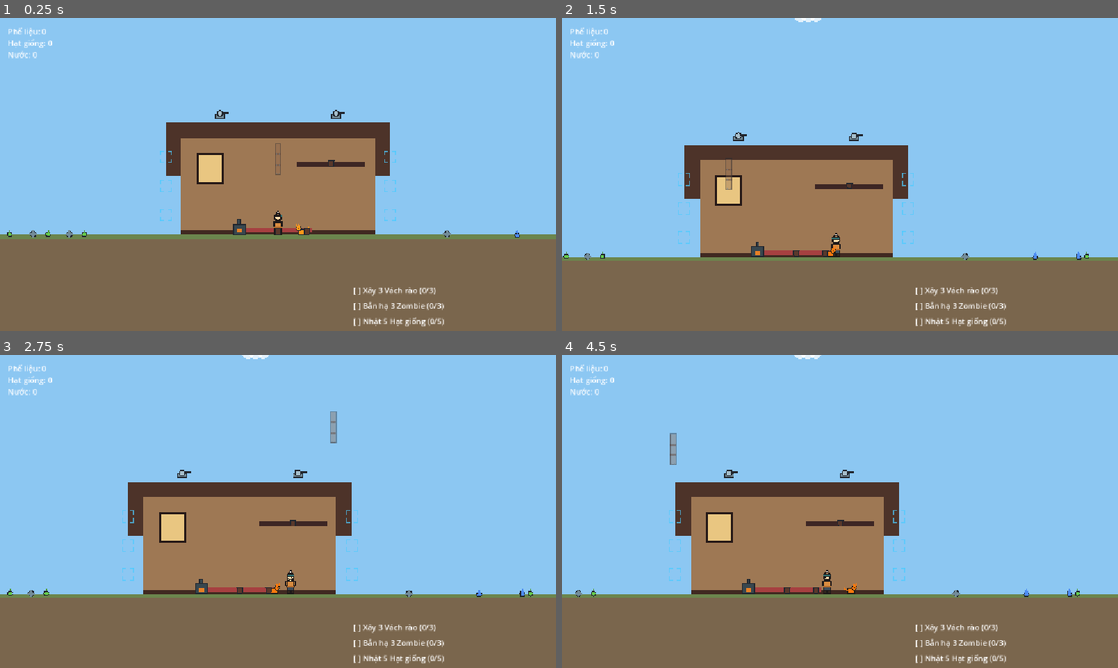
Above: before the commit, frames 1-4 (two rows, left to right).
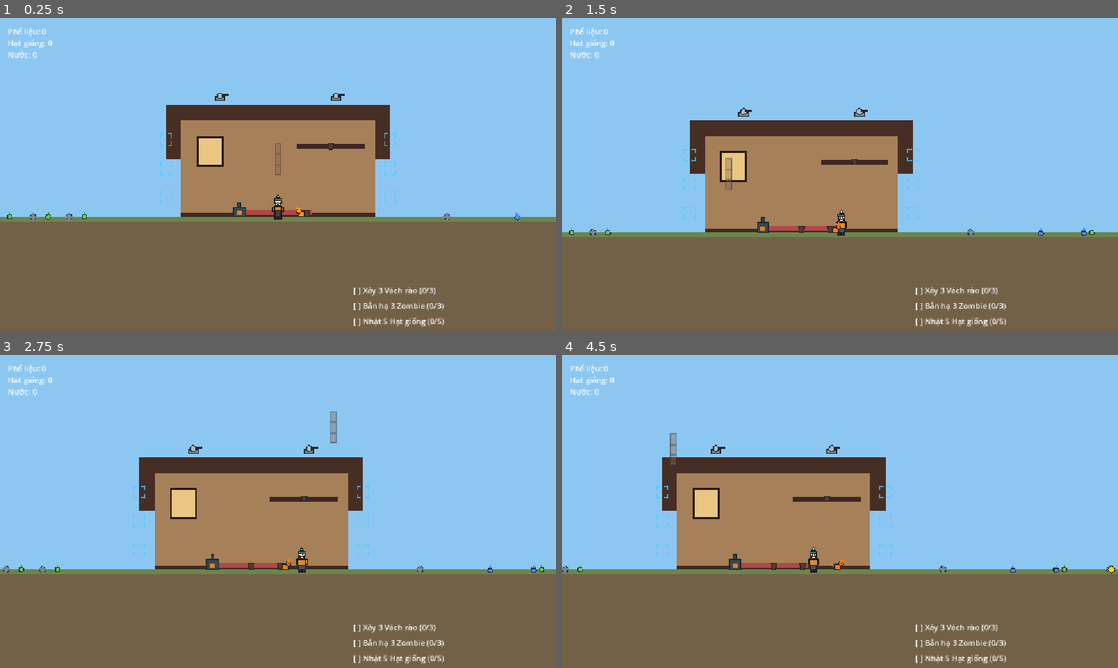
Above: after the commit, the same moments.

Repository: vuphamhocvienmatma/insomnia-dark-war
Game: Godot game, scene res://scenes/main_level.tscn
Two runs of this game, one before a commit and one after it. Both use one fixed random seed, a clock stepped at 60 frames per second and the inputs below.
Inputs (mouse positions are in pixels of both pictures, inside the frame that each line leads up to):
- Up to frame 1 (0.25 s): no input
- Up to frame 2 (1.5 s): move the mouse to (962, 158) at 0.52 s; press the mouse at (962, 158) at 0.53 s; hold Right (ui_right) 0.53-1.28 s; move the mouse to (728, 190) at 1.27 s; release the mouse at (728, 190) at 1.28 s; hold Left (ui_left) from 1.28 s (still down); tap E (interact) at 1.35 s
- Up to frame 3 (2.75 s): move the mouse to (333, 442) at 2.02 s; release Left (ui_left) at 2.03 s; press the mouse at (333, 442) at 2.03 s; hold Right (ui_right) from 2.03 s (still down)
- Up to frame 4 (4.5 s): move the mouse to (812, 574) at 2.77 s; release the mouse at (812, 574) at 2.78 s; tap E (interact) at 2.85, 4.35 s; move the mouse to (1006, 558) at 3.52 s; release Right (ui_right) at 3.53 s; press the mouse at (1006, 558) at 3.53 s; hold Left (ui_left) from 3.53 s (still down); move the mouse to (673, 464) at 4.27 s; release the mouse at (673, 464) at 4.28 s

The runs differ from the first frame. In frame 1, 13% of the frame differs, in the area x 0-100%, y 24-71%; in frame 2, 17%; in frame 3, 18%; in frame 4, 18%, in the area x 0-100%, y 0-78%.

Commit message:
visual polish: top_level camera Y=-120, cel-shaded player/zombie, scene colors

Diff:
--- a/insomnia-in-the-dark-war/scenes/main_level.tscn
+++ b/insomnia-in-the-dark-war/scenes/main_level.tscn
@@ -34,7 +34,7 @@
 offset_top = 0.0
 offset_right = 1250.0
 offset_bottom = 300.0
-color = Color(0.48, 0.40, 0.30, 1)
+color = Color(0.45, 0.38, 0.28, 1)
 
 [node name="GroundEdge" type="ColorRect" parent="."]
 z_index = -8
@@ -50,7 +50,7 @@
 offset_top = -200.0
 offset_right = 200.0
 offset_bottom = 0.0
-color = Color(0.62, 0.47, 0.33, 1)
+color = Color(0.65, 0.50, 0.35, 1)
 
 [node name="CabinWallLeft" type="ColorRect" parent="." unique_id=688920268]
 z_index = -4
@@ -58,7 +58,7 @@
 offset_top = -200.0
 offset_right = -200.0
 offset_bottom = -120.0
-color = Color(0.30, 0.20, 0.16, 1)
+color = Color(0.28, 0.18, 0.14, 1)
 
 [node name="CabinWallRight" type="ColorRect" parent="." unique_id=119087588]
 z_index = -4
@@ -66,7 +66,7 @@
 offset_top = -200.0
 offset_right = 232.0
 offset_bottom = -120.0
-color = Color(0.30, 0.20, 0.16, 1)
+color = Color(0.28, 0.18, 0.14, 1)
 
 [node name="CabinRoof" type="ColorRect" parent="." unique_id=527787091]
 z_index = -4
@@ -74,7 +74,7 @@
 offset_top = -232.0
 offset_right = 232.0
 offset_bottom = -200.0
-color = Color(0.30, 0.20, 0.16, 1)
+color = Color(0.28, 0.18, 0.14, 1)
 
 [node name="WindowFrame" type="ColorRect" parent="." unique_id=1708000508]
 z_index = -4
@@ -106,7 +106,7 @@
 offset_top = -14.0
 offset_right = 70.0
 offset_bottom = -4.0
-color = Color(0.65, 0.25, 0.25, 1)
+color = Color(0.70, 0.28, 0.28, 1)
 
 [node name="WindowShelf" type="ColorRect" parent="." unique_id=1708000512]
 z_index = -4
--- a/insomnia-in-the-dark-war/scripts/art_player.gd
+++ b/insomnia-in-the-dark-war/scripts/art_player.gd
@@ -1,73 +1,71 @@
 extends Node2D
 
 const OUTLINE := Color(0.12, 0.10, 0.10)
-const SHOE := Color(0.20, 0.15, 0.12)
-const PANTS := Color(0.25, 0.30, 0.35)
-const MUSTARD := Color(0.85, 0.55, 0.25)
-const MUSTARD_DARK := Color(0.70, 0.42, 0.18)
-const SCARF := Color(0.75, 0.25, 0.25)
+const BOOTS := Color(0.22, 0.16, 0.12)
+const PANTS := Color(0.28, 0.32, 0.38)
+const SWEATER := Color(0.85, 0.55, 0.20)
+const SCARF := Color(0.75, 0.22, 0.22)
 const SKIN := Color(1.0, 0.87, 0.68)
-const BEANIE := Color(0.20, 0.45, 0.45)
-const POM_POM := Color(1.0, 1.0, 1.0)
+const BEANIE := Color(0.18, 0.50, 0.50)
+const POM_POM := Color(0.9, 0.9, 0.9)
 
 func _draw() -> void:
-	_draw_shoes()
+	_draw_boots()
 	_draw_pants()
 	_draw_sweater()
 	_draw_scarf()
 	_draw_head()
 	_draw_beanie()
 
-func _draw_shoes() -> void:
-	var left := Rect2(-7.0, -6.0, 6.0, 6.0)
-	var right := Rect2(1.0, -6.0, 6.0, 6.0)
-	draw_rect(left, SHOE)
-	draw_rect(right, SHOE)
+func _draw_boots() -> void:
+	var left := Rect2(-7.0, 0.0, 6.0, 6.0)
+	var right := Rect2(1.0, 0.0, 6.0, 6.0)
+	draw_rect(left, BOOTS)
+	draw_rect(right, BOOTS)
 	_draw_rect_outline(left, OUTLINE)
 	_draw_rect_outline(right, OUTLINE)
 
 func _draw_pants() -> void:
-	var pants := Rect2(-7.0, -14.0, 14.0, 8.0)
+	var pants := Rect2(-7.0, -8.0, 14.0, 8.0)
 	draw_rect(pants, PANTS)
 	_draw_rect_outline(pants, OUTLINE)
 
 func _draw_sweater() -> void:
-	var body := Rect2(-8.0, -26.0, 16.0, 12.0)
-	draw_rect(body, MUSTARD)
+	var body := Rect2(-8.0, -22.0, 16.0, 14.0)
+	draw_rect(body, SWEATER)
 	_draw_rect_outline(body, OUTLINE)
-	var left_arm := Rect2(-10.0, -26.0, 3.0, 10.0)
-	var right_arm := Rect2(7.0, -26.0, 3.0, 10.0)
-	draw_rect(left_arm, MUSTARD)
-	draw_rect(right_arm, MUSTARD)
+	var left_arm := Rect2(-11.0, -20.0, 3.0, 10.0)
+	var right_arm := Rect2(8.0, -20.0, 3.0, 10.0)
+	draw_rect(left_arm, SWEATER)
+	draw_rect(right_arm, SWEATER)
 	_draw_rect_outline(left_arm, OUTLINE)
 	_draw_rect_outline(right_arm, OUTLINE)
-	draw_line(Vector2(-8.0, -15.0), Vector2(8.0, -15.0), MUSTARD_DARK, 2.0)
 
 func _draw_scarf() -> void:
-	var scarf := Rect2(-6.0, -28.0, 12.0, 3.0)
+	var scarf := Rect2(-6.0, -24.0, 12.0, 3.0)
 	draw_rect(scarf, SCARF)
 	_draw_rect_outline(scarf, OUTLINE)
 
 func _draw_head() -> void:
-	var head_pos := Vector2(0.0, -33.0)
+	var head_pos := Vector2(0.0, -30.0)
 	draw_circle(head_pos, 7.0, SKIN)
 	_draw_circle_outline(head_pos, 7.0, OUTLINE)
-	draw_circle(Vector2(2.0, -34.0), 1.2, OUTLINE)
-	draw_circle(Vector2(5.0, -34.0), 1.2, OUTLINE)
+	draw_circle(Vector2(-2.0, -30.0), 1.2, OUTLINE)
+	draw_circle(Vector2(2.0, -30.0), 1.2, OUTLINE)
 
 func _draw_beanie() -> void:
-	var brim := Rect2(-7.0, -40.0, 14.0, 4.0)
+	var brim := Rect2(-7.0, -37.0, 14.0, 4.0)
 	draw_rect(brim, BEANIE)
 	_draw_rect_outline(brim, OUTLINE)
 	var dome_pts := PackedVector2Array()
 	var segments: int = 20
 	for i in segments + 1:
 		var angle: float = PI + PI * float(i) / float(segments)
-		dome_pts.append(Vector2(cos(angle) * 7.0, sin(angle) * 7.0 - 36.0))
+		dome_pts.append(Vector2(cos(angle) * 7.0, sin(angle) * 7.0 - 33.0))
 	draw_polyline(dome_pts, BEANIE, 2.0)
-	_draw_circle_outline(Vector2(0.0, -36.0), 7.0, OUTLINE)
-	draw_circle(Vector2(0.0, -45.0), 2.5, POM_POM)
-	_draw_circle_outline(Vector2(0.0, -45.0), 2.5, OUTLINE)
+	_draw_circle_outline(Vector2(0.0, -33.0), 7.0, OUTLINE)
+	draw_circle(Vector2(0.0, -42.0), 2.5, POM_POM)
+	_draw_circle_outline(Vector2(0.0, -42.0), 2.5, OUTLINE)
 
 func _draw_rect_outline(r: Rect2, col: Color) -> void:
 	var pts := PackedVector2Array([
--- a/insomnia-in-the-dark-war/scripts/art_zombie.gd
+++ b/insomnia-in-the-dark-war/scripts/art_zombie.gd
@@ -1,21 +1,38 @@
 extends Node2D
 
-const OUTLINE := Color(0.13, 0.15, 0.18)
-const SKIN := Color(0.61, 0.80, 0.40)
-const BODY := Color(0.33, 0.38, 0.42)
-const EYE := Color(0.8, 0.1, 0.1)
+const OUTLINE := Color(0.12, 0.10, 0.10)
+const SKIN := Color(0.55, 0.70, 0.55)
+const BODY := Color(0.30, 0.28, 0.25)
+const PANTS := Color(0.20, 0.18, 0.16)
+const EYE := Color(0.9, 0.2, 0.1)
 
 func _draw() -> void:
-	draw_set_transform(Vector2.ZERO, deg_to_rad(10.0), Vector2.ONE)
-	var body := Rect2(-8.0, -22.0, 16.0, 22.0)
+	_draw_body()
+	_draw_pants()
+	_draw_head()
+	_draw_arm()
+
+func _draw_body() -> void:
+	var body := Rect2(-7.0, -20.0, 14.0, 12.0)
 	draw_rect(body, BODY)
 	_draw_rect_outline(body, OUTLINE)
-	var head_c := Vector2(2.0, -28.0)
-	draw_circle(head_c, 8.0, SKIN)
-	_draw_circle_outline(head_c, 8.0, OUTLINE)
-	draw_rect(Rect2(6.0, -20.0, 10.0, 4.0), SKIN)
-	draw_rect(Rect2(6.0, -12.0, 10.0, 4.0), SKIN)
-	draw_circle(Vector2(4.0, -28.0), 1.5, EYE)
+
+func _draw_pants() -> void:
+	var pants := Rect2(-6.0, -8.0, 12.0, 8.0)
+	draw_rect(pants, PANTS)
+	_draw_rect_outline(pants, OUTLINE)
+
+func _draw_head() -> void:
+	var head_pos := Vector2(0.0, -26.0)
+	draw_circle(head_pos, 7.0, SKIN)
+	_draw_circle_outline(head_pos, 7.0, OUTLINE)
+	draw_circle(Vector2(-2.0, -26.0), 1.5, EYE)
+	draw_circle(Vector2(3.0, -26.0), 1.5, EYE)
+
+func _draw_arm() -> void:
+	var arm := Rect2(8.0, -18.0, 3.0, 12.0)
+	draw_rect(arm, SKIN)
+	_draw_rect_outline(arm, OUTLINE)
 
 func _draw_rect_outline(r: Rect2, col: Color) -> void:
 	var pts := PackedVector2Array([
--- a/insomnia-in-the-dark-war/scripts/camera_lofi.gd
+++ b/insomnia-in-the-dark-war/scripts/camera_lofi.gd
@@ -1,19 +1,21 @@
 extends Camera2D
 
-const CAM_Y: float = -170.0
+const CAM_Y: float = -120.0
 
 var shake_intensity: float = 0.0
 var shake_decay: float = 5.0
 
 func _ready() -> void:
 	add_to_group("main_camera")
-	limit_left = -1300
-	limit_right = 1300
-	limit_top = -700
-	limit_bottom = 400
+	top_level = true
 	position = Vector2(0.0, CAM_Y)
 
 func _process(delta: float) -> void:
+	var player := get_tree().get_first_node_in_group("player") as Node2D
+	if player != null:
+		global_position.x = lerp(global_position.x, player.global_position.x, 5.0 * delta)
+	global_position.y = CAM_Y
+
 	if shake_intensity > 0.0:
 		offset = Vector2(
 			randf_range(-shake_intensity, shake_intensity),
